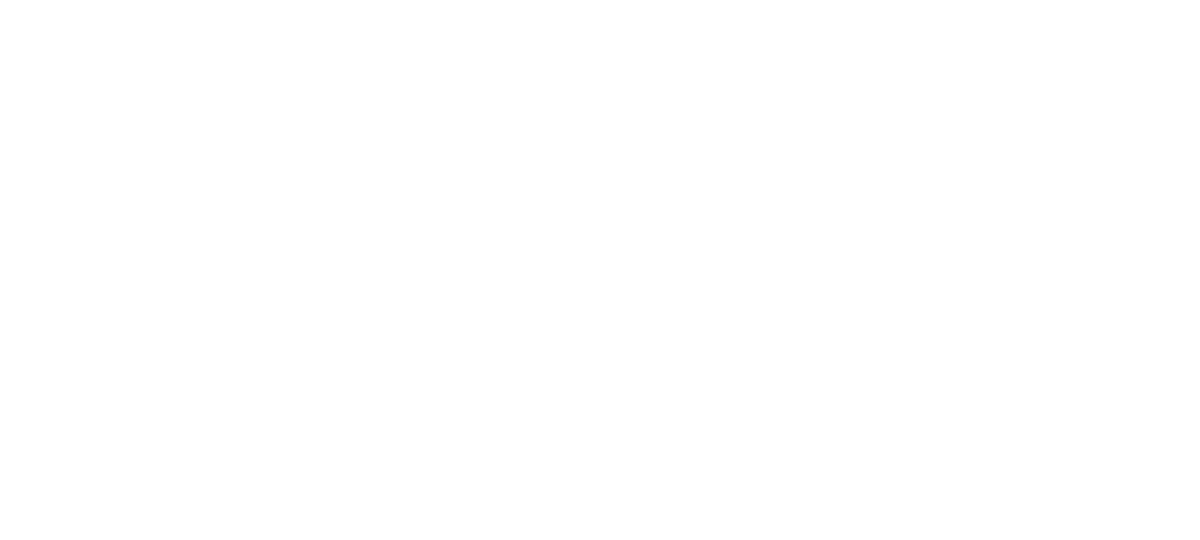
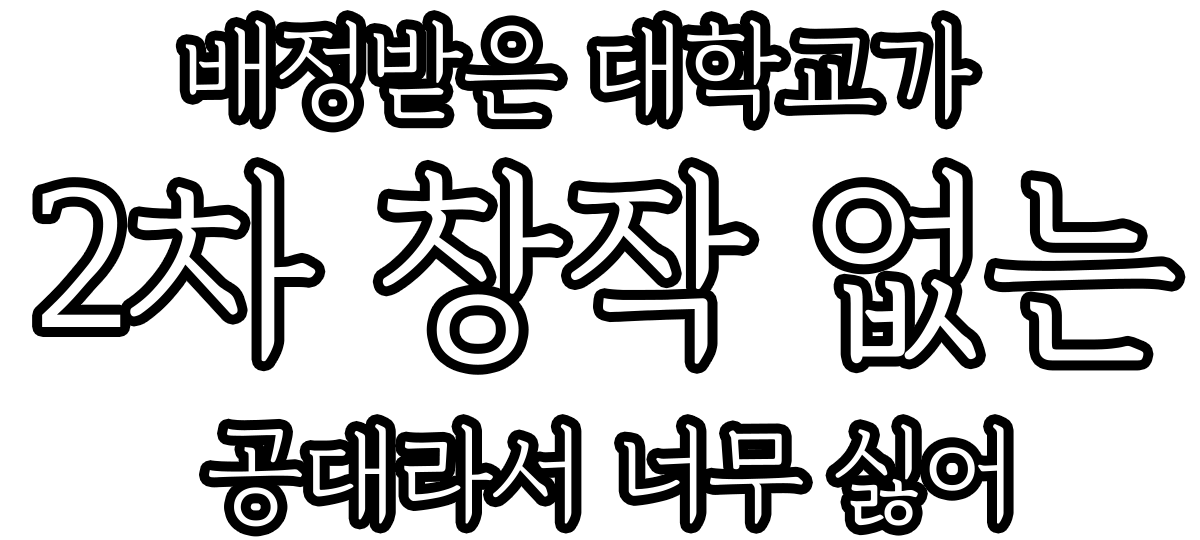
Comparing the layer stacks of the two (1200, 540) images. Changes:
hid "Nightmare 사본" over (32, 18, 1186, 531)
added layer "공대라서 너무 싫어 사본" above "공대라서 너무 싫어" over (42, 20, 1176, 527)
